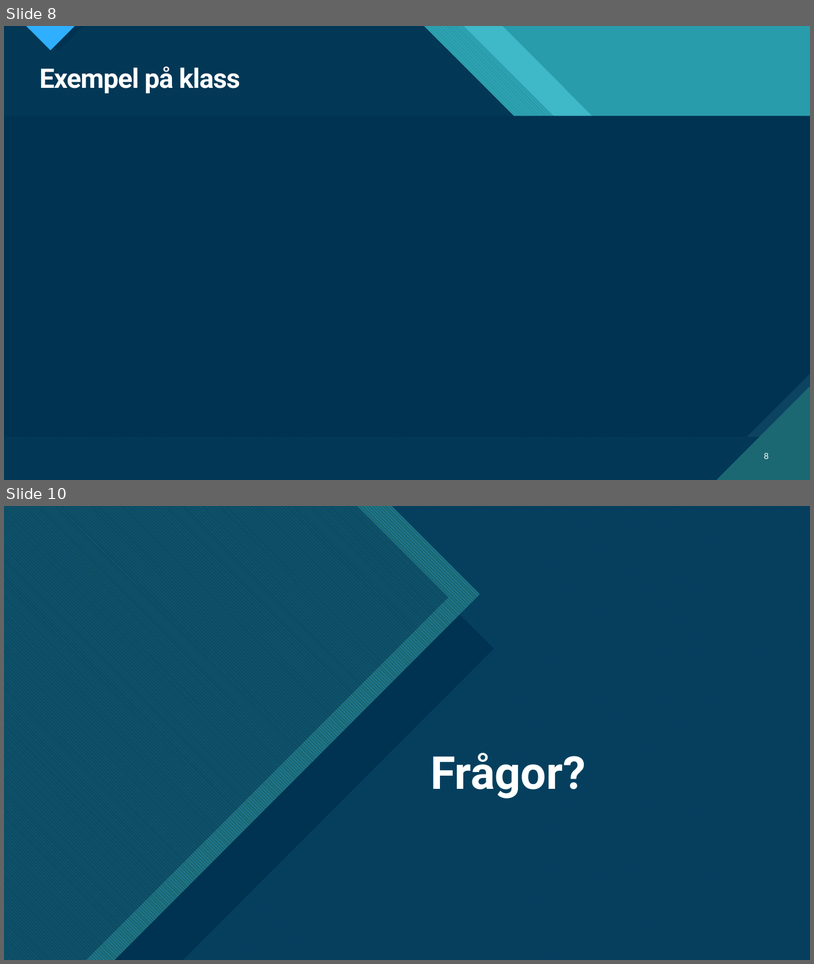
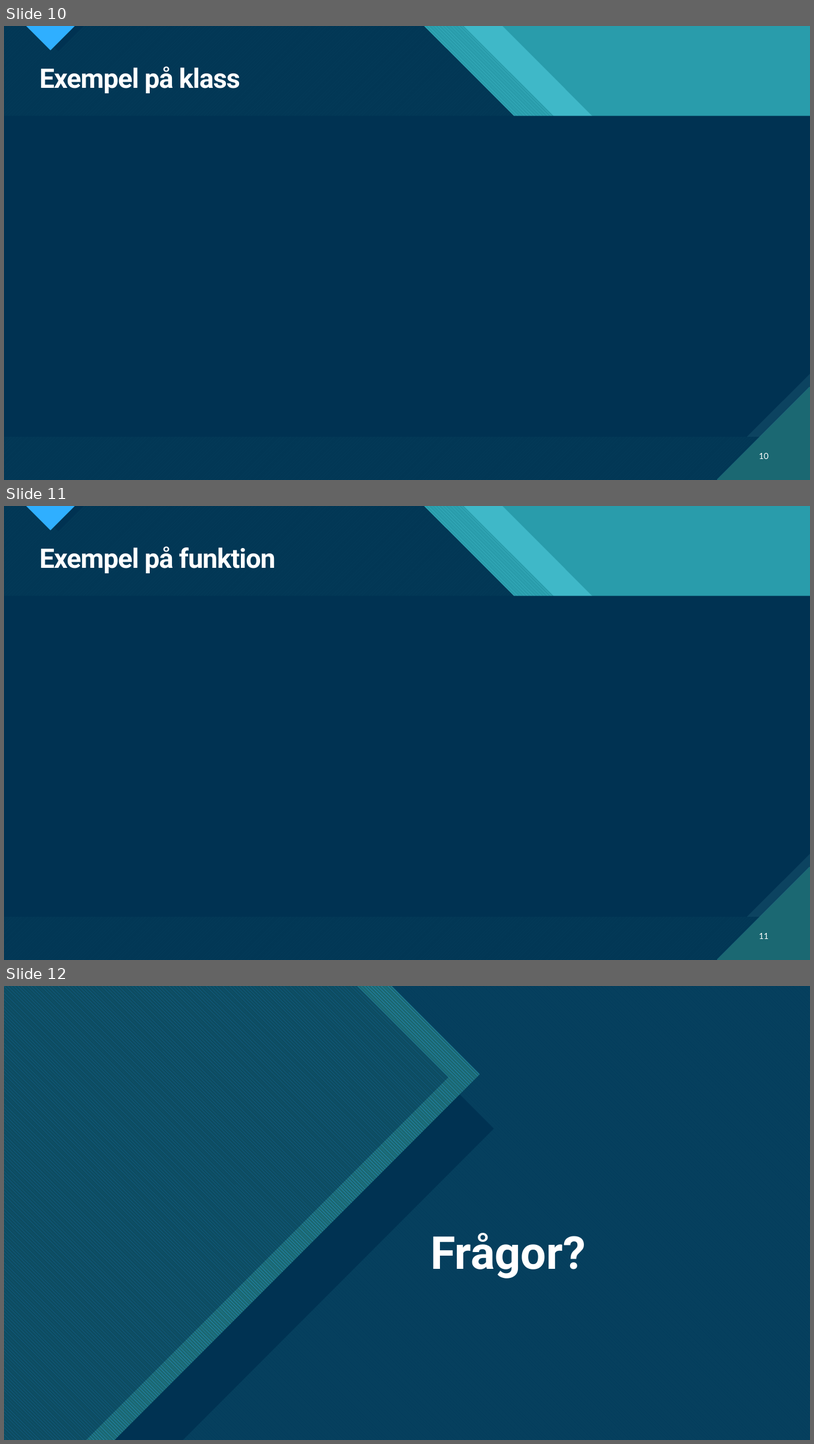
Before and after one commit to Albin0208/Parser-in-ruby, a slide deck: documentation/Cobra presentation.pptx. Shown one above the other, each under a label of ours: slides 8 and 10 before the commit, slides 10, 11 and 12 after it; the slides between them are not shown. The pictures are 814x964 and 814x1444 pixels, drawn with LibreOffice and Linux fonts; fonts in the diff are those of the drawing. Boxes give left, top, right and bottom in pixels: in the first picture for what was removed or moved away, otherwise in the second. Text is boxed around its words. In the diff, an @@ line names an element or a change of style, - is before the commit and + after.

```diff
--- a/documentation/Cobra presentation.pptx
+++ b/documentation/Cobra presentation.pptx
@@ slide 11 added at [4,506,810,960], background #47C3D3; not listed: 18 template elements that a slide beside it also shows @@
@@ title added at [39,546,276,573], 32 pt, text #FFFFFF, bold @@
+Exempel på funktion
@@ page number added at [759,933,769,939], 10 pt, text #FFFFFF @@
+11
@@ what was slide 8 is now slide 10 @@
@@ page number at [759,453,769,459]: text changed @@
-8
+10
@@ what was slide 10 is now slide 12 @@
```
Also in this commit, not shown: 3 slides changed, 2 other slides added, 1 slide removed, 3 other files.
